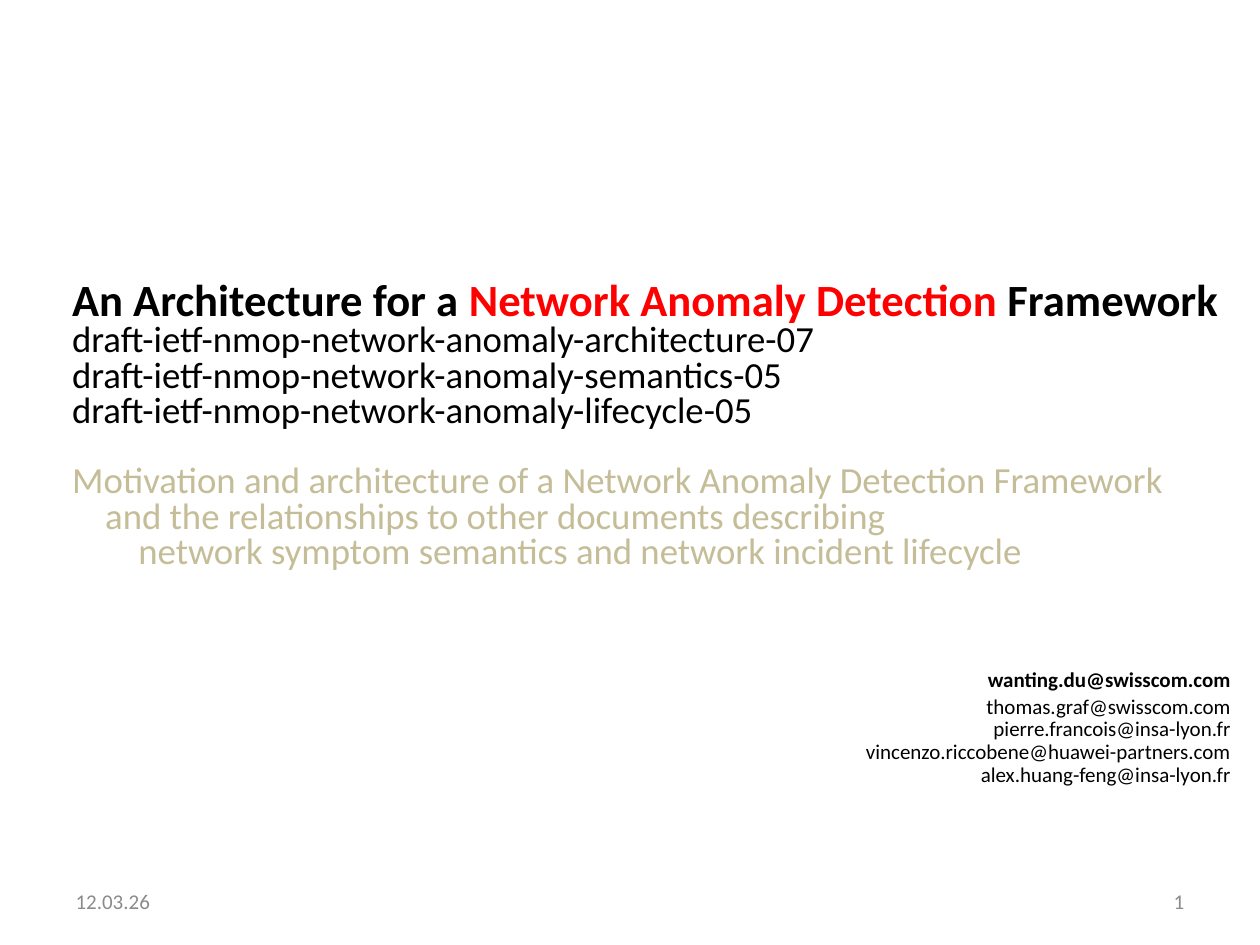
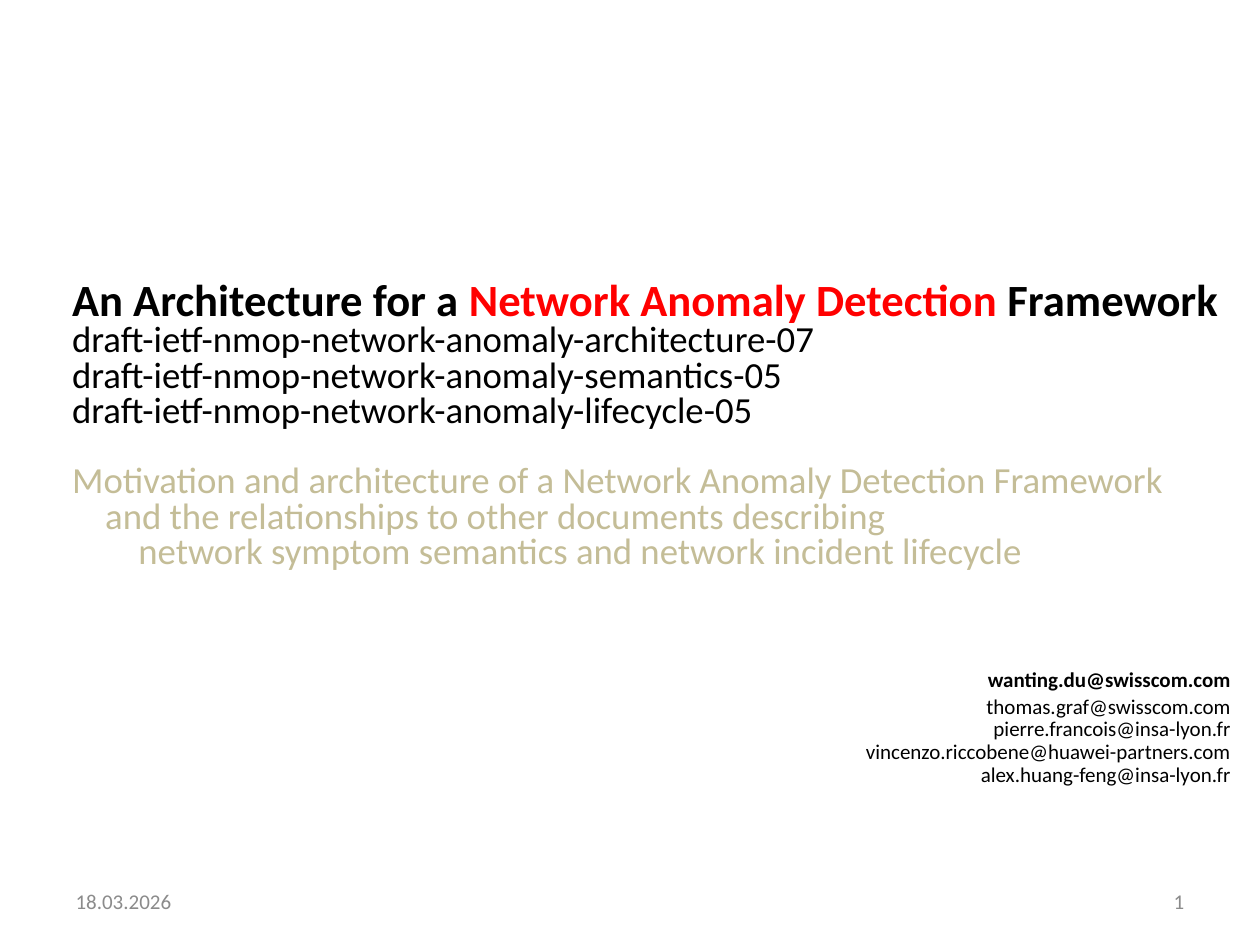
Before and after one commit to network-analytics/ietf-network-analytics-document-status, a slide deck: slide 1 of 125/NMOP/draft-ietf-nmop-network-anomaly-architecture-semantics-lifecycle.pptx. Drawn at 1260x945 pixels with LibreOffice and Linux fonts; fonts in the diff are those of the drawing. Boxes give left, top, right and bottom in pixels: in the first picture for what was removed or moved away, otherwise in the second. Text is boxed around its words. In the diff, an @@ line names an element or a change of style, - is before the commit and + after.

```diff
--- a/125/NMOP/draft-ietf-nmop-network-anomaly-architecture-semantics-lifecycle.pptx
+++ b/125/NMOP/draft-ietf-nmop-network-anomaly-architecture-semantics-lifecycle.pptx
@@ text at (76, 895, 172, 909): text changed @@
-12.03.26
+18.03.2026
```
Also in this commit, not shown: 14 other slides changed, 1 other file.
